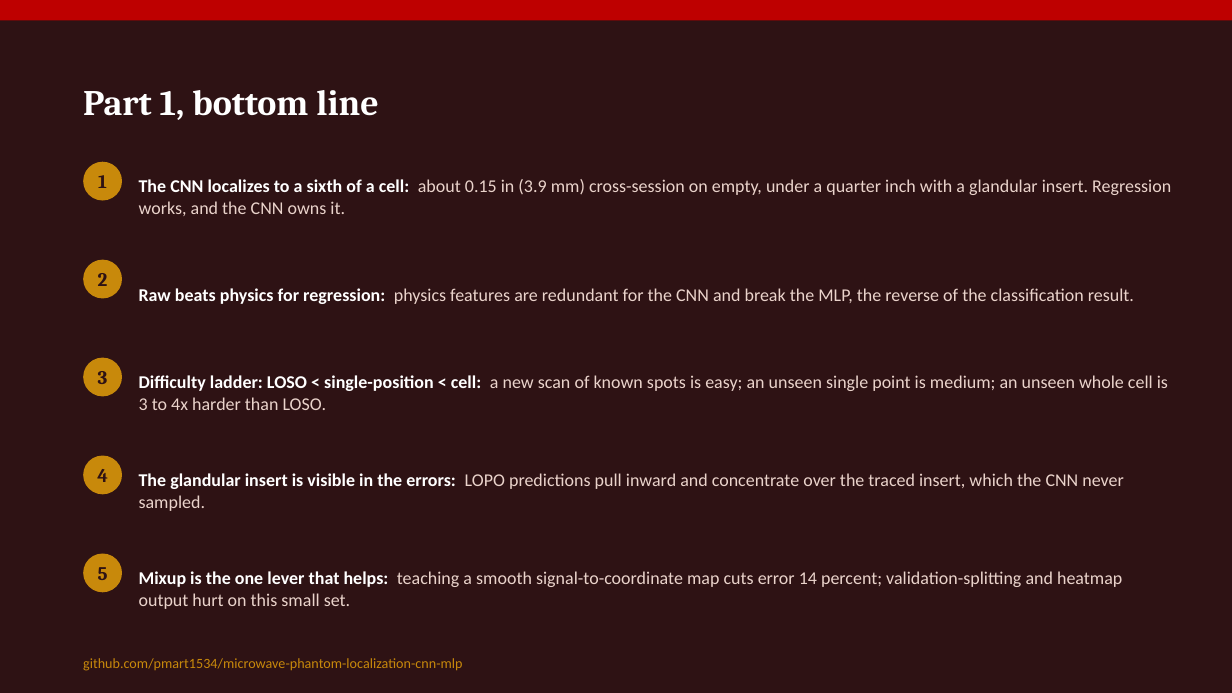
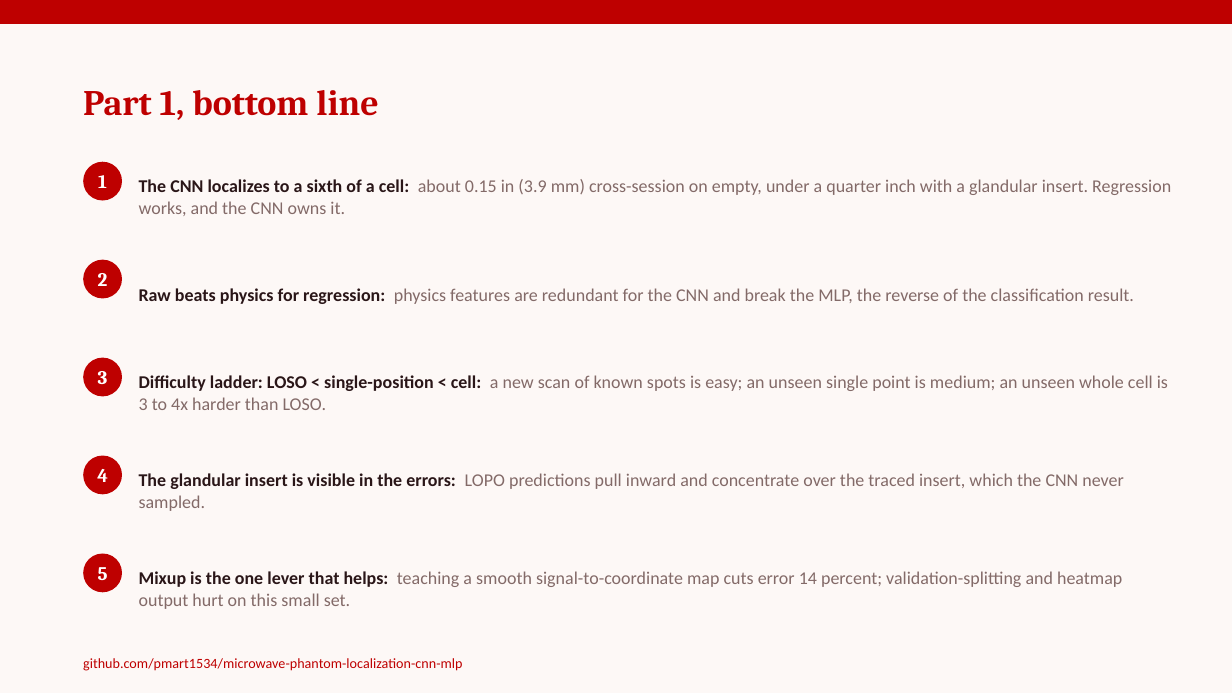
Before and after one commit to pmart1534/microwave-phantom-localization-cnn-mlp, a slide deck: slide 14 of regression_deck/Deck1_Measured_Regression.pptx (slide 13 before the commit). Drawn at 1232x693 pixels with LibreOffice and Linux fonts; fonts in the diff are those of the drawing. Boxes give left, top, right and bottom in pixels: in the first picture for what was removed or moved away, otherwise in the second. Text is boxed around its words. In the diff, an @@ line names an element or a change of style, - is before the commit and + after.

```diff
--- a/regression_deck/Deck1_Measured_Regression.pptx
+++ b/regression_deck/Deck1_Measured_Regression.pptx
@@ background #2E1214 to #FDF8F6 @@
@@ rectangle: place and size @@
-rectangle at (0, 0, 1232, 20)
+rectangle at (0, 0, 1232, 24)
@@ text "Part 1, bottom line" at (83, 90, 378, 120): text colour #FFFFFF to #BE0000 @@
@@ text "The CNN localizes to a ..." at (139, 179, 1171, 216): text colour #FFFFFF to #2A1618 in "The CNN localizes to a sixth of ..."; text colour #EAD3CB to #836A68 in "about 0.15 in (3.9 mm) cross-session on ..." @@
@@ text "Raw beats physics for regression: ..." at (139, 288, 1134, 304): text colour #FFFFFF to #2A1618 in "Raw beats physics for regression:"; text colour #EAD3CB to #836A68 in "physics features are redundant for the CNN ..." @@
@@ text "Difficulty ladder: LOSO < single-position ..." at (139, 375, 1168, 410): text colour #FFFFFF to #2A1618 in "Difficulty ladder: LOSO < single-position < cell:"; text colour #EAD3CB to #836A68 in "a new scan of known spots is ..." @@
@@ text "The glandular insert is visible ..." at (139, 473, 1124, 511): text colour #FFFFFF to #2A1618 in "The glandular insert is visible in the ..."; text colour #EAD3CB to #836A68 in "LOPO predictions pull inward and concentrate over ..." @@
@@ text colour #2E1214 to #FFFFFF in 5 elements at (98, 175, 107, 188), (98, 273, 108, 286), (98, 371, 108, 384), (97, 469, 108, 482), (98, 567, 108, 580) @@
@@ fill #C8890B to #BE0000 in 5 elements at (83, 162, 122, 201), (83, 260, 122, 299), (83, 358, 122, 396), (83, 456, 122, 494), (83, 554, 122, 592) @@
@@ text "Mixup is the one lever ..." at (139, 571, 1122, 609): text colour #FFFFFF to #2A1618 in "Mixup is the one lever that helps:"; text colour #EAD3CB to #836A68 in "teaching a smooth signal-to-coordinate map cuts error ..." @@
@@ text "github.com/pmart1534/microwave-phantom-localization-cnn-mlp" at (83, 658, 462, 671): text colour #C8890B to #BE0000 @@
```
Also in this commit, not shown: 6 other slides changed, 1 slide added, 14 other files.
